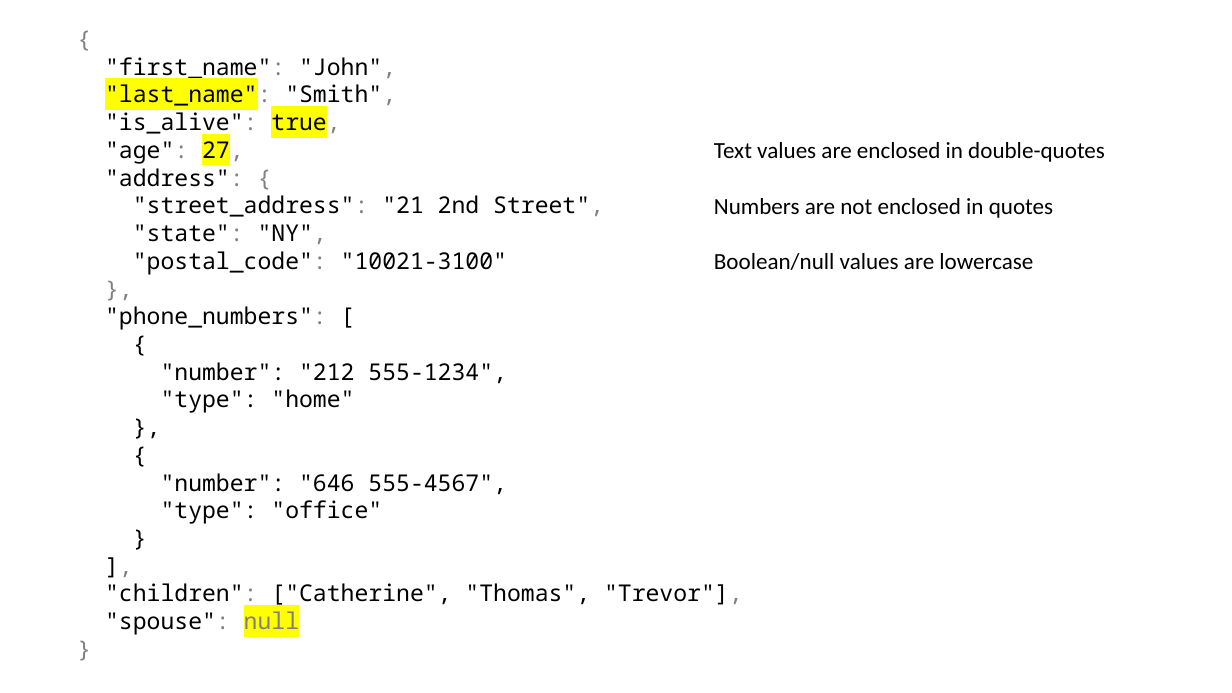
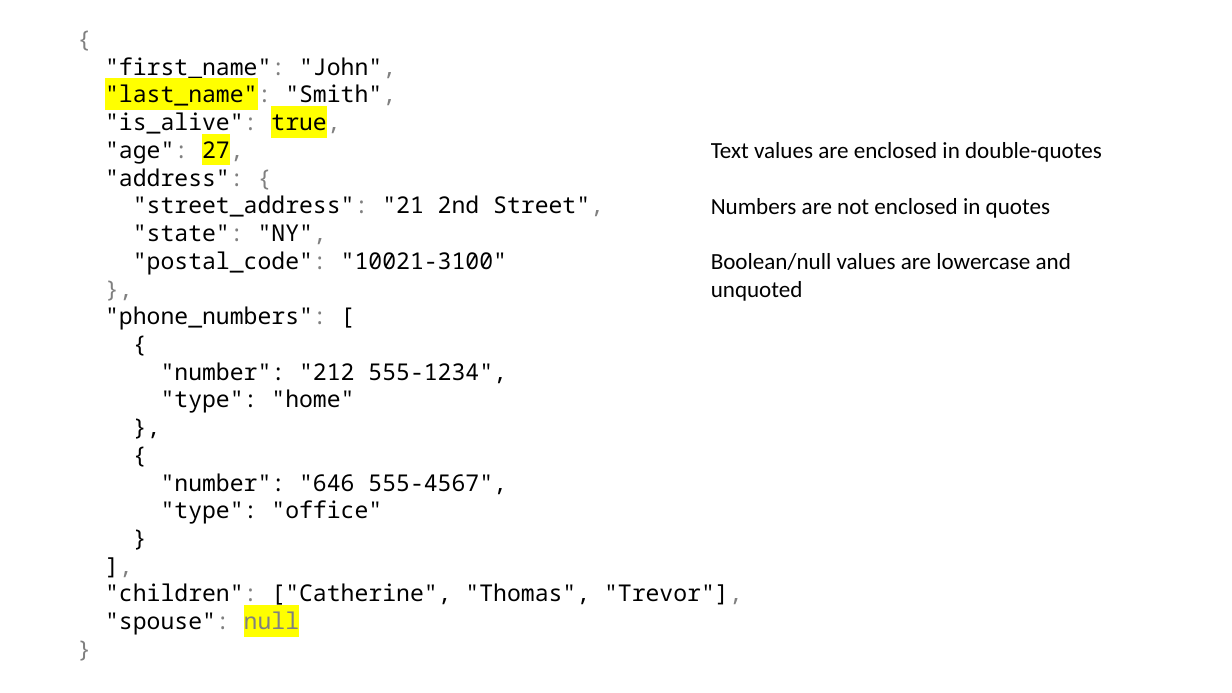
Before and after one commit to jbfoushee/MyPresentations, a slide deck: slide 22 of TSQL_JSON_Operators/TSQL_JSON_Operators.pptx. Drawn at 1232x693 pixels with LibreOffice and Linux fonts; fonts in the diff are those of the drawing. Boxes give left, top, right and bottom in pixels: in the first picture for what was removed or moved away, otherwise in the second. Text is boxed around its words. In the diff, an @@ line names an element or a change of style, - is before the commit and + after.

```diff
--- a/TSQL_JSON_Operators/TSQL_JSON_Operators.pptx
+++ b/TSQL_JSON_Operators/TSQL_JSON_Operators.pptx
@@ text at [711,253,1071,301]: text changed @@
-Boolean/null values are lowercase
+Boolean/null values are lowercase and unquoted
```
Also in this commit, not shown: 7 other slides changed, 1 slide added.
